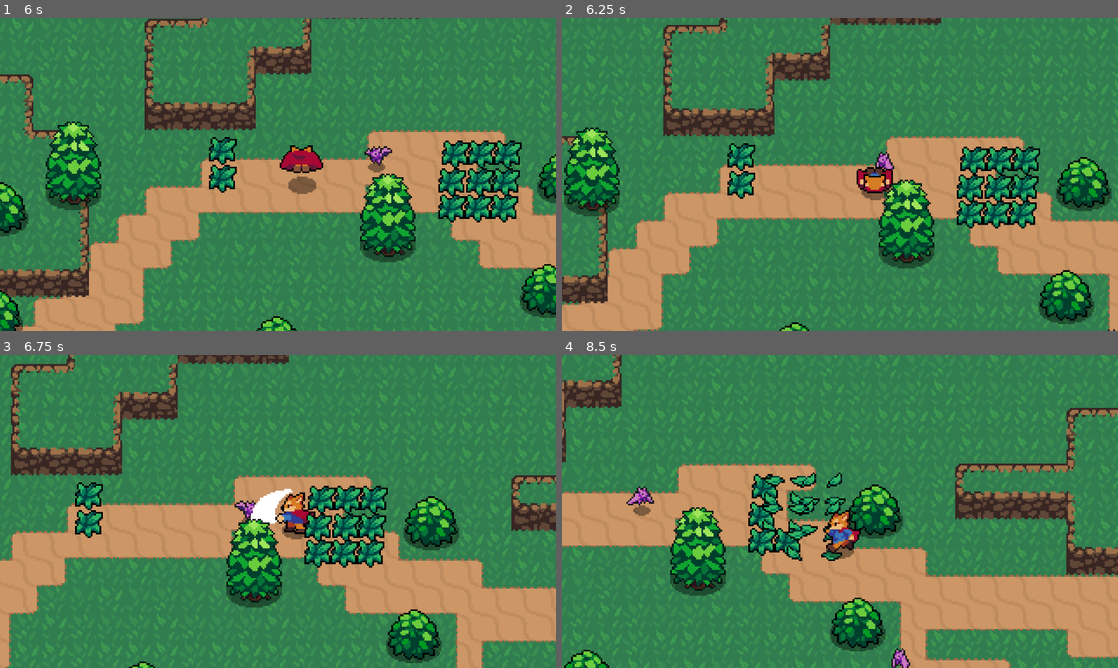
Above: before the commit, frames 1-4 (two rows, left to right).
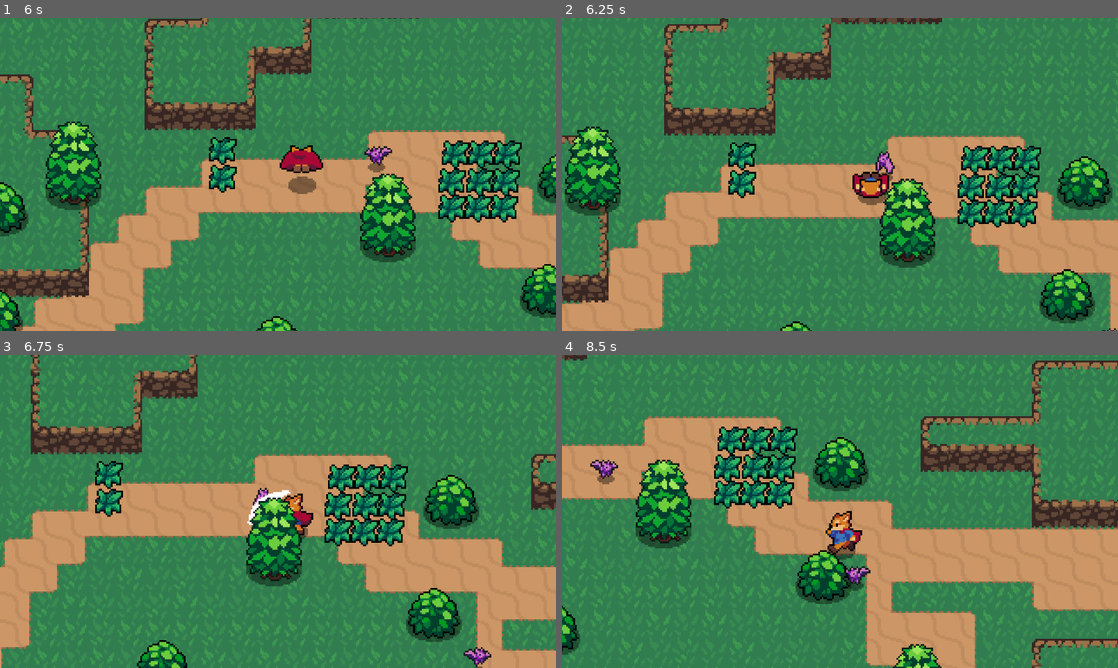
Above: after the commit, the same moments.

Repository: jonatay/godot4-tut-actoion-rpg
Game: Godot game, scene res://world.tscn
Same seed, same stepped clock (60 frames per second), same inputs: the game is played once before the commit and once after it.
Inputs (mouse positions are in pixels of both pictures, inside the frame that each line leads up to):
- Up to frame 1 (6 s): move the mouse to (250, 237) at 0.52 s; hold W (move_up) 0.53-2.03 s; tap J (attack) every 1.5 s from 0.6 to 5.1 s; click (250, 237) at 0.67 s; move the mouse to (444, 221) at 1.27 s; tap K (roll) every 1.5 s from 1.35 to 5.85 s; move the mouse to (111, 127) at 2.02 s; hold A (move_left) 2.03-3.53 s; move the mouse to (305, 174) at 2.77 s; click (305, 174) at 2.92 s; move the mouse to (194, 96) at 3.52 s; hold S (move_down) 3.53-4.28 s; move the mouse to (400, 158) at 4.27 s; hold D (move_right) 4.28-5.03 s; move the mouse to (166, 190) at 5.02 s; hold W (move_up) 5.03-5.78 s; click (166, 190) at 5.17 s; move the mouse to (333, 105) at 5.77 s; hold D (move_right) from 5.78 s (still down)
- Up to frame 2 (6.25 s): keep holding D (move_right)
- Up to frame 3 (6.75 s): keep holding D (move_right); move the mouse to (250, 574) at 6.52 s; tap J (attack) at 6.6 s
- Up to frame 4 (8.5 s): move the mouse to (1006, 558) at 7.27 s; tap K (roll) at 7.35 s; click (1006, 558) at 7.42 s; move the mouse to (673, 464) at 8.02 s; release D (move_right) at 8.03 s; hold S (move_down) from 8.03 s (still down); tap J (attack) at 8.1 s

Frame 1 is identical in both runs. In frame 2, 11% of the frame differs, in the area x 0-100%, y 0-100%; in frame 3, 40%; in frame 4, 51%.

Commit message:
adjust bat enemy layers

Diff:
--- a/enemies/bat_enemy.tscn
+++ b/enemies/bat_enemy.tscn
@@ -40,7 +40,7 @@
 "times": PackedFloat32Array(0),
 "transitions": PackedFloat32Array(1),
 "update": 1,
-"values": [4]
+"values": [5]
 }
 tracks/2/type = "value"
 tracks/2/imported = false
@@ -98,7 +98,7 @@
 "times": PackedFloat32Array(0, 1),
 "transitions": PackedFloat32Array(1, 1),
 "update": 1,
-"values": [0, 4]
+"values": [0, 5]
 }
 tracks/2/type = "value"
 tracks/2/imported = false
@@ -167,7 +167,7 @@
 radius = 3.0
 
 [node name="BatEnemy" type="CharacterBody2D"]
-collision_layer = 4
+collision_layer = 5
 collision_mask = 5
 motion_mode = 1
 script = ExtResource("1_5gx0a")
